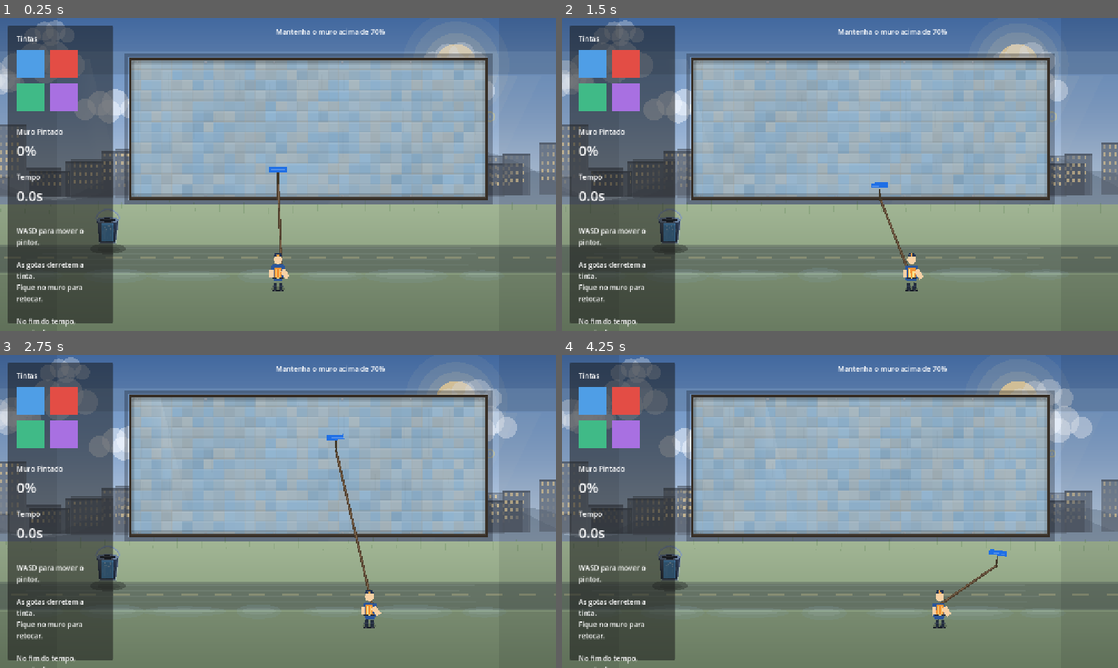
Above: before the commit, frames 1-4 (two rows, left to right).
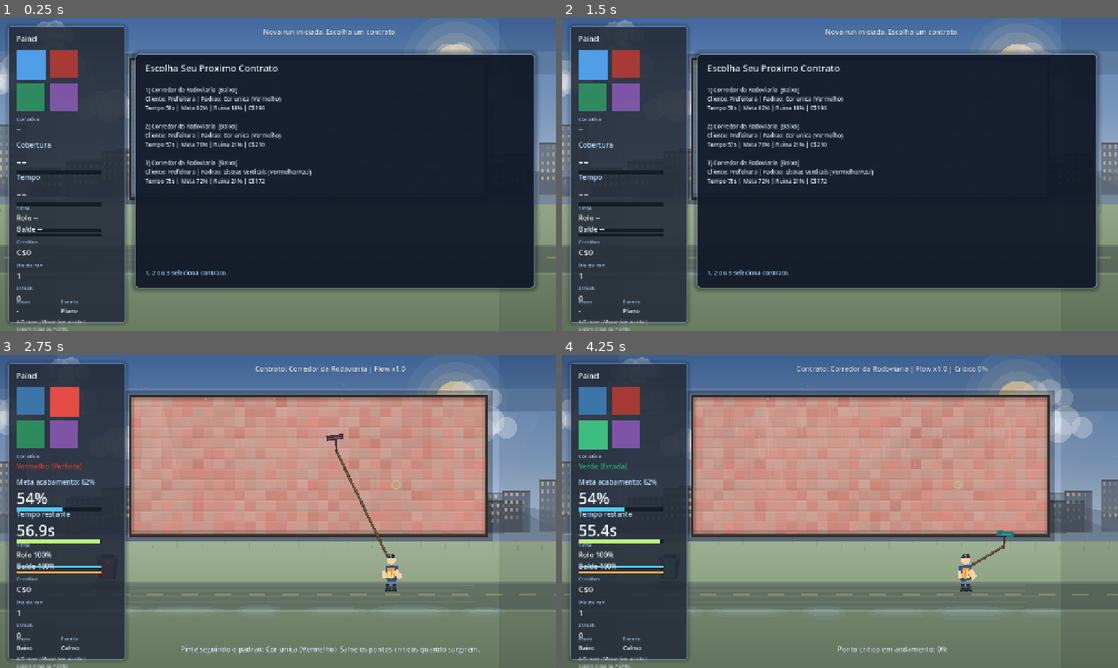
Above: after the commit, the same moments.

Repository: febiscaro/jogo
Game: Godot game, scene res://scenes/main.tscn
Same seed, same stepped clock (60 frames per second), same inputs: the game is played once before the commit and once after it.
Inputs (mouse positions are in pixels of both pictures, inside the frame that each line leads up to):
- Up to frame 1 (0.25 s): no input
- Up to frame 2 (1.5 s): tap Enter at 0.5, 1.35 s; move the mouse to (962, 158) at 0.52 s; hold Right (ui_right) 0.53-1.28 s; tap R at 0.6 s; click (962, 158) at 0.67 s; tap Space at 0.77 s; move the mouse to (728, 190) at 1.27 s; hold Left (ui_left) from 1.28 s (still down)
- Up to frame 3 (2.75 s): tap Space at 1.52 s; move the mouse to (333, 442) at 2.02 s; release Left (ui_left) at 2.03 s; hold Right (ui_right) from 2.03 s (still down); tap 1 at 2.1 s
- Up to frame 4 (4.25 s): move the mouse to (812, 574) at 2.77 s; tap 2 at 2.85 s; click (812, 574) at 2.92 s; tap Space at 3.02, 3.77 s; move the mouse to (1006, 558) at 3.52 s; release Right (ui_right) at 3.53 s; hold Left (ui_left) from 3.53 s (still down); tap 3 at 3.6 s

The runs differ from the first frame. In frame 1, 70% of the frame differs, in the area x 1-97%, y 2-100%; in frame 2, 70%, in the area x 1-97%, y 1-100%; in frame 3, 43%; in frame 4, 44%.
Error before the commit: Parse Error: Function "fract()" not found in base self. (res://scripts/game.gd:343)

Commit message:
Corrige hash noise para Godot sem fract em GDScript

Diff:
--- a/scripts/game.gd
+++ b/scripts/game.gd
@@ -340,7 +340,8 @@
 
 
 func _hash_noise(seed: float) -> float:
-	return fract(sin(seed * 12.9898 + 78.233) * 43758.5453)
+	var value = sin(seed * 12.9898 + 78.233) * 43758.5453
+	return value - floor(value)
 
 
 func _setup_ui() -> void:
